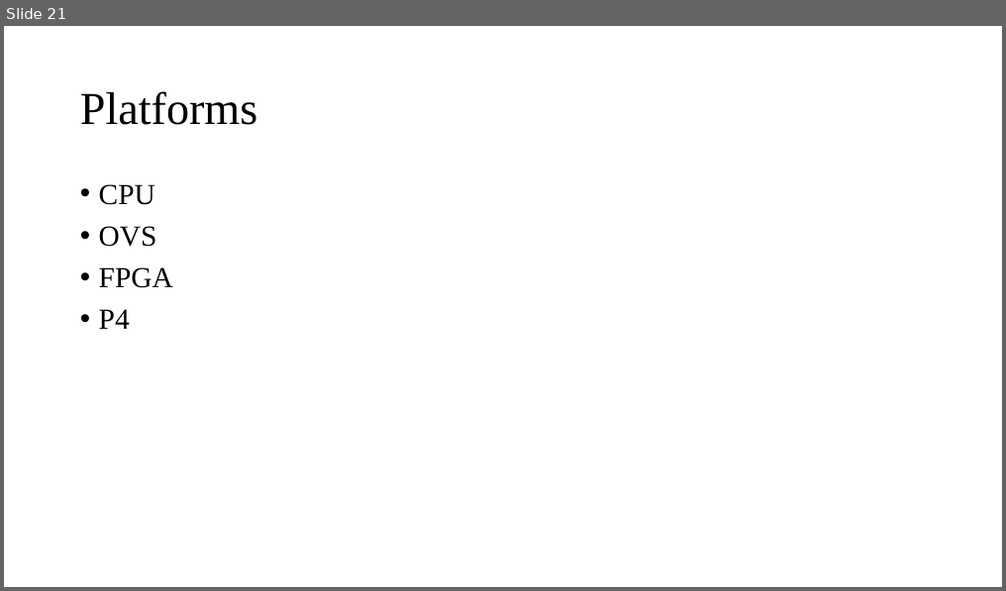
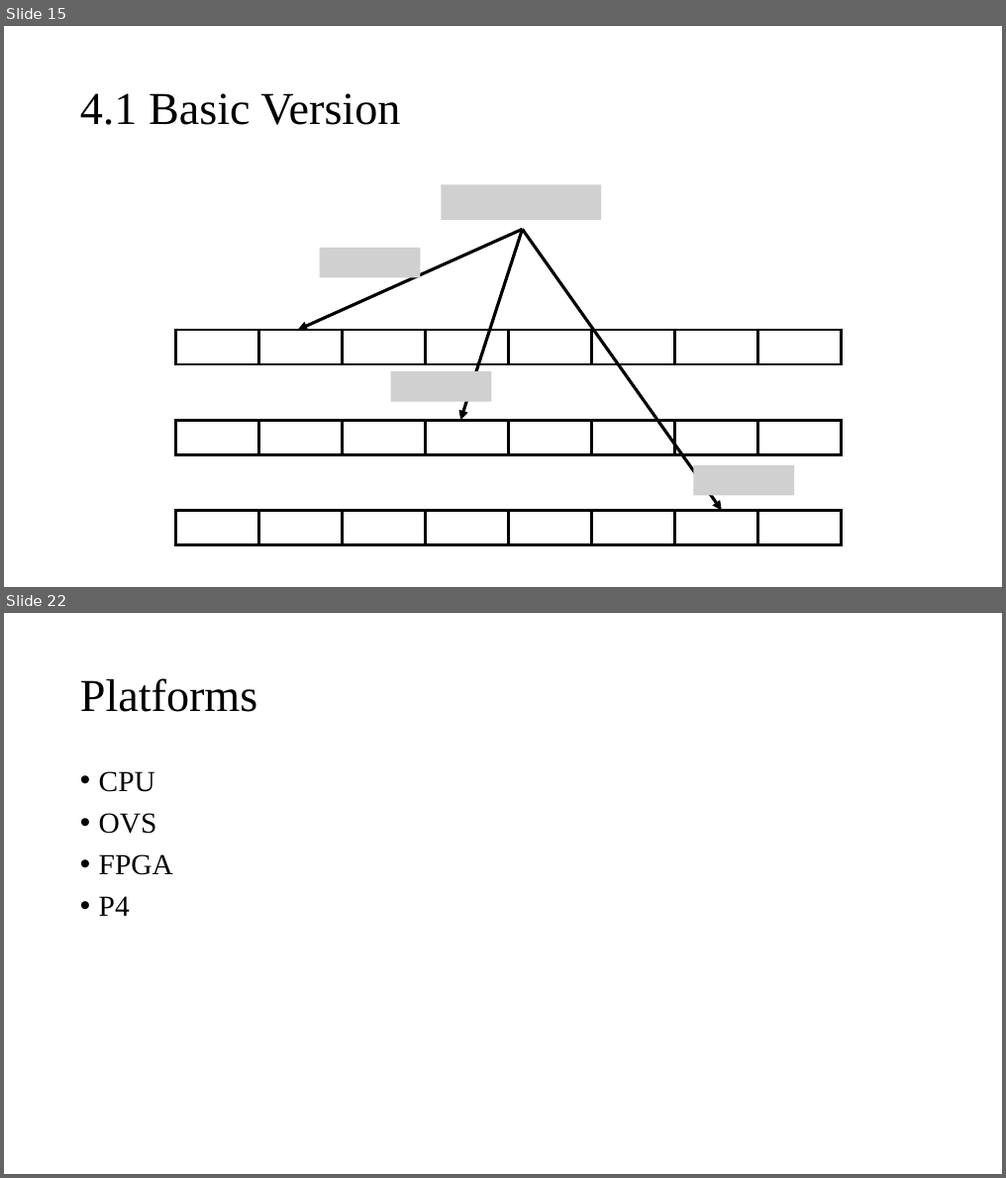
Before and after one commit to Lipox/Dimension, a slide deck: dimensions.pptx. Shown one above the other, each under a label of ours: slide 21 before the commit, slides 15 and 22 after it; the slides between them are not shown. The pictures are 1006x591 and 1006x1178 pixels, drawn with LibreOffice and Linux fonts; fonts in the diff are those of the drawing; grey boxes stand for pictures. Boxes give left, top, right and bottom in pixels: in the first picture for what was removed or moved away, otherwise in the second. Text is boxed around its words. In the diff, an @@ line names an element or a change of style, - is before the commit and + after.

```diff
--- a/dimensions.pptx
+++ b/dimensions.pptx
@@ slide 15 added at [4, 26, 1002, 587], background #FFFFFF @@
@@ title added at [80, 93, 400, 125], 44 pt, text #000000 @@
+4.1 Basic Version
@@ picture added at [442, 184, 601, 220] @@
@@ arrow added from (522, 230) to (297, 330), #000000 3 pt @@
@@ arrow added from (522, 230) to (460, 421), #000000 3 pt @@
@@ arrow added from (522, 230) to (722, 511), #000000 3 pt @@
@@ picture added at [320, 248, 420, 277] @@
@@ table added at [176, 330, 841, 361], 1 rows, 8 columns @@
+ |  |  |  |  |  |  | 
@@ picture added at [391, 372, 491, 402] @@
@@ table added at [176, 421, 841, 452], 1 rows, 8 columns @@
+ |  |  |  |  |  |  | 
@@ picture added at [693, 466, 794, 495] @@
@@ table added at [176, 511, 841, 542], 1 rows, 8 columns @@
+ |  |  |  |  |  |  | 
@@ what was slide 21 is now slide 22 @@
```
Also in this commit, not shown: 5 slides changed, 14 other slides added, 11 slides removed.
